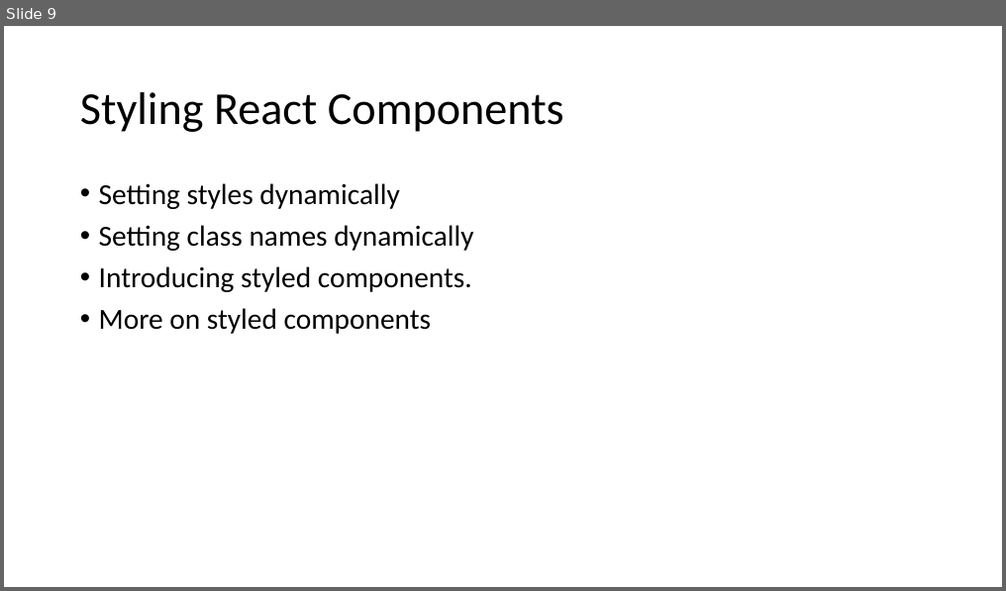
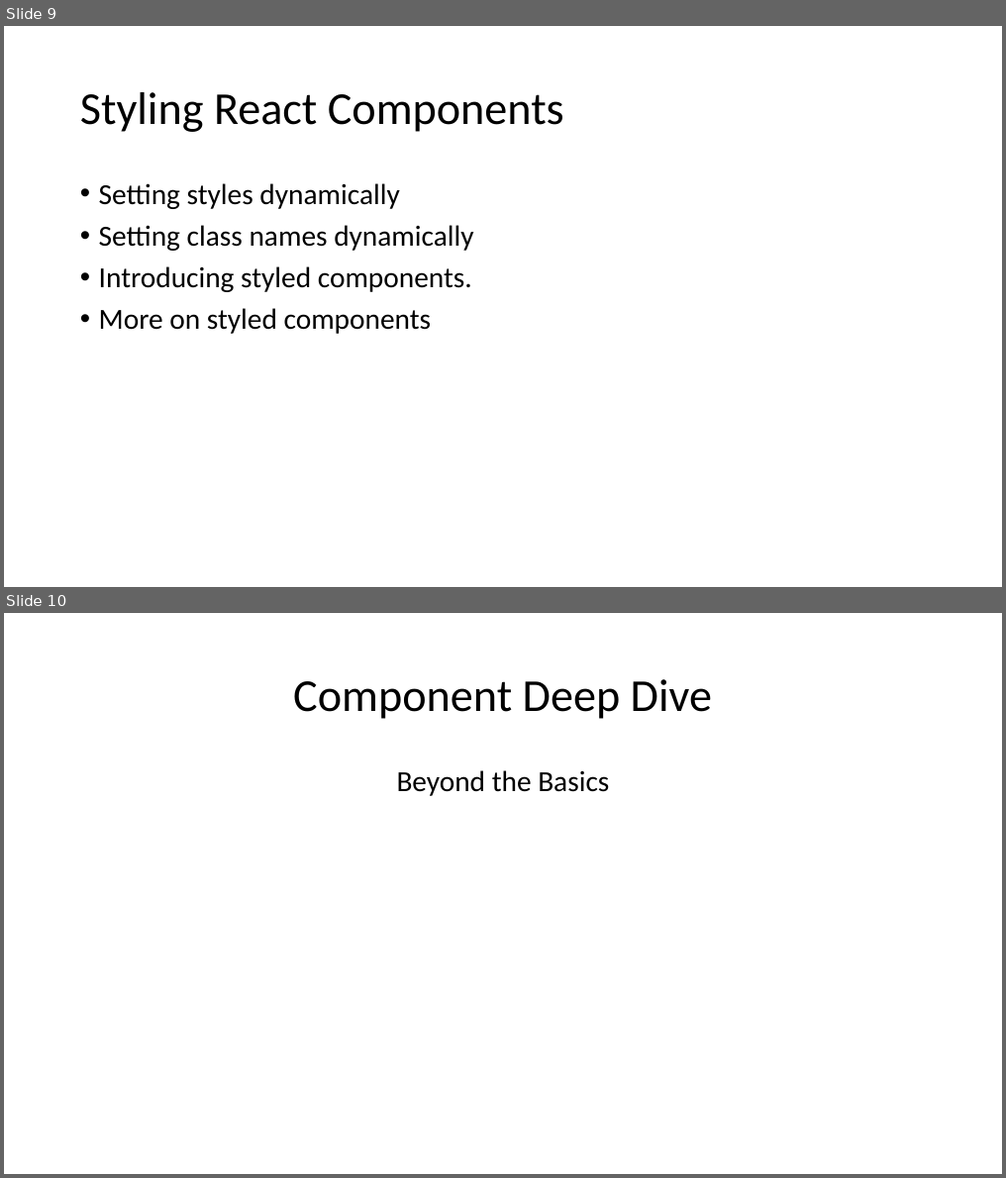
Before and after one commit to PiyushChaturvedii/Batch04, a slide deck: Reactjs.pptx. Shown one above the other, each under a label of ours: slide 9 before the commit, slides 9 and 10 after it. The pictures are 1006x591 and 1006x1178 pixels, drawn with LibreOffice and Linux fonts; fonts in the diff are those of the drawing. Boxes give left, top, right and bottom in pixels: in the first picture for what was removed or moved away, otherwise in the second. Text is boxed around its words. In the diff, an @@ line names an element or a change of style, - is before the commit and + after.

```diff
--- a/Reactjs.pptx
+++ b/Reactjs.pptx
@@ slide 10 added at <box>4,613,1002,1174</box>, background #FFFFFF @@
@@ title added at <box>293,679,712,719</box>, 44 pt, text #000000 @@
+Component Deep Dive
@@ text added at <box>397,770,609,796</box>, 28 pt, text #000000 @@
+Beyond the Basics
```
Also in this commit, not shown: 5 other slides added, 38 other files.
